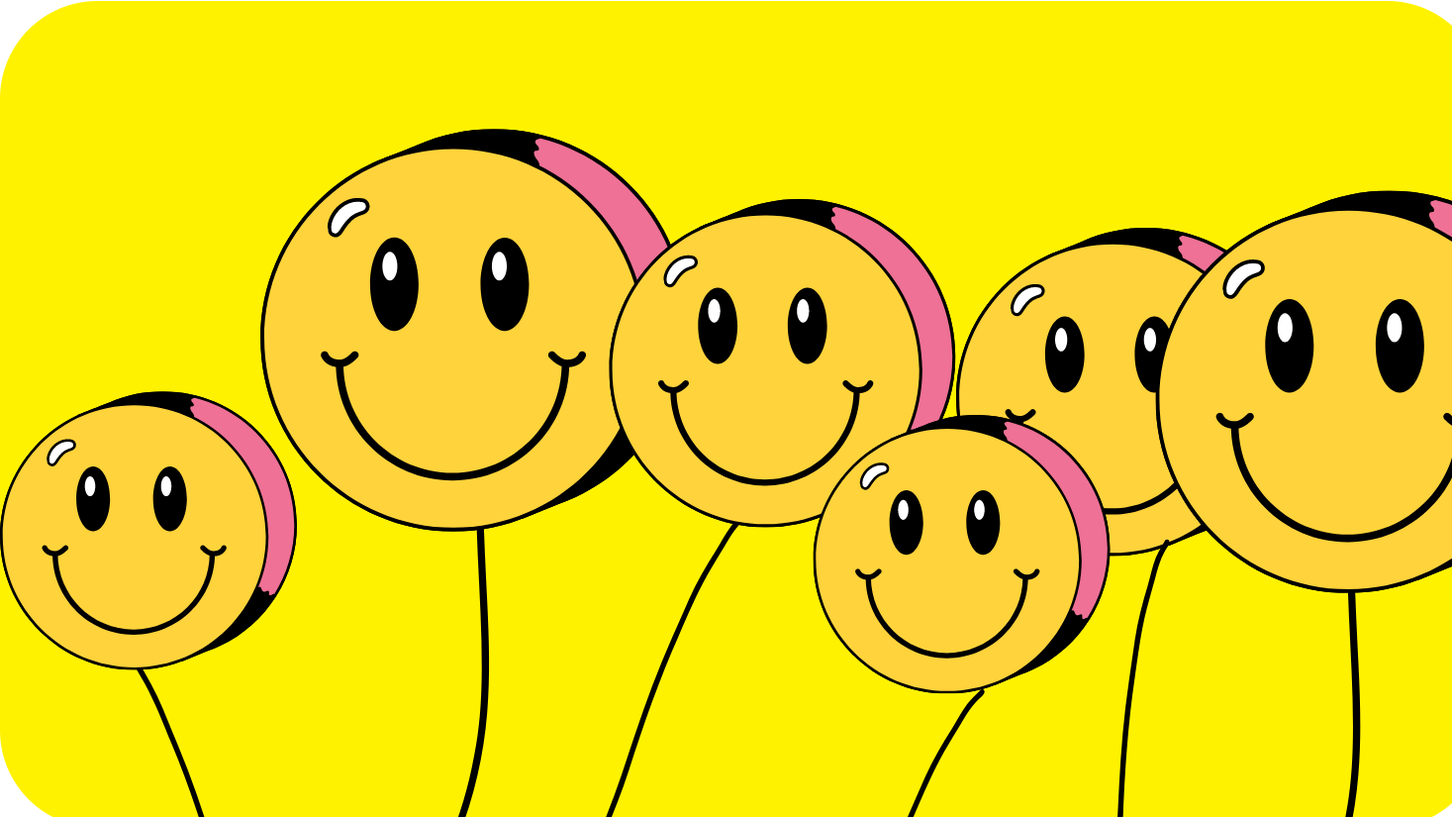
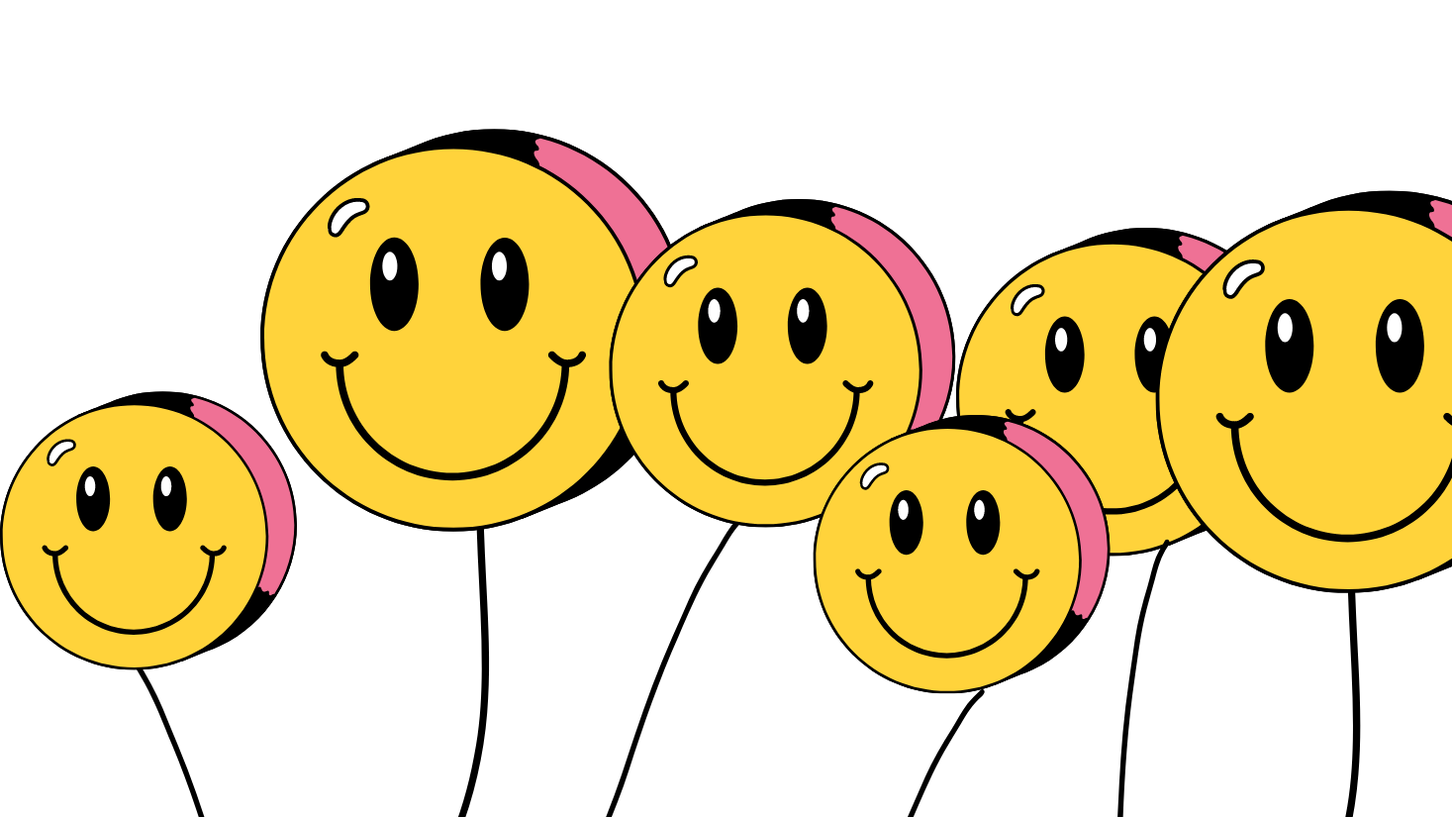
Before/after of a 1452×817 layered artwork. What changed in the layer stack:
removed layer "Rounded Rectangle 1" over left=0, top=0, right=1452, bottom=817
